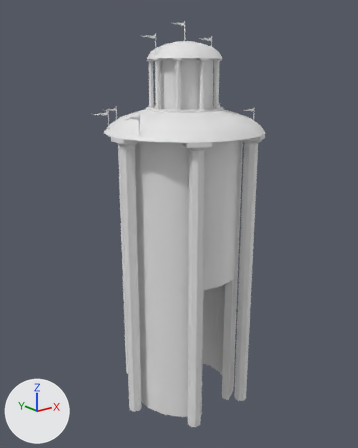
What one commit did to the Blender file Modelli_Finali/Sud-Ovest/EdificioTondoConBandiere.blend.
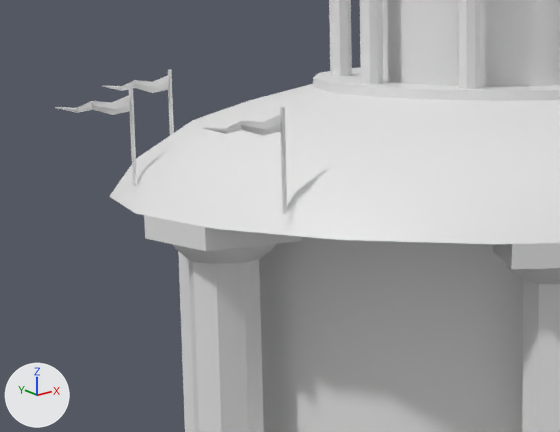
Old and new are each drawn whole from a camera (50 mm lens) standing at (-32.6, -39.8, 36.2) and looking at (-0.7, 0.0, 20.3) and again close up on the part from 23% to 55% of the width and 21% to 40% of the height. Every picture has the same lights, and +X, +Y and +Z are marked at lower left.

Names of what the first close-up shows: 'EnigmaArrivoColonne', 'EnigmaArrivoTondo', 'EnigmaArrivo_Bandiere'.
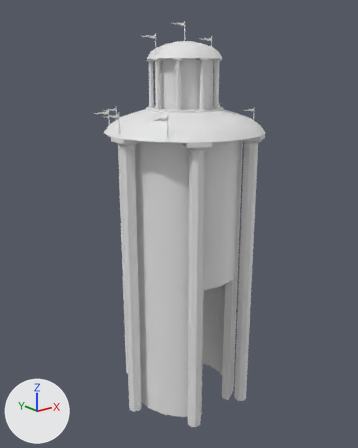
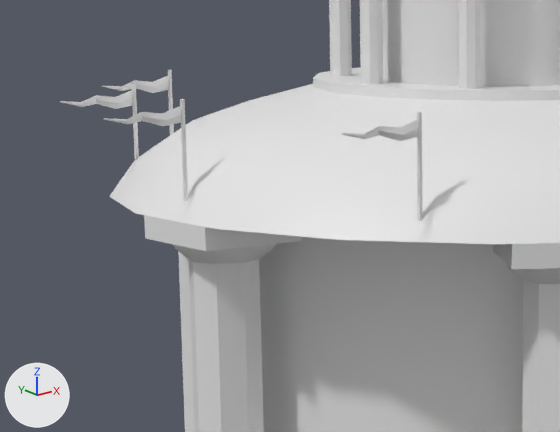
Commit message: edificiotondo con bandiere aggiornate

Where the newer file only moved an object's origin or applied its transform, the numbers keep the older frame.

Boxes (x1, y1, x2, y2) around the edits, measured in the close-ups (560 x 432 px):
'EnigmaArrivo_Bandiere', reshaped
    before: (55, 69, 287, 212)
    after: (60, 70, 422, 219)
part 1 of me_plane_010, added
    after: (60, 84, 139, 159)
part 2 of me_plane_010, added
    after: (104, 99, 188, 200)
part 3 of me_plane_010, added
    after: (341, 112, 422, 219)
part 4 of me_plane_010, deleted
    before: (55, 89, 137, 186)
part 5 of me_plane_010, deleted
    before: (203, 107, 287, 212)

Patch to the scene script:
```diff
--- a/Modelli_Finali/Sud-Ovest/EdificioTondoConBandiere.blend.py
+++ b/Modelli_Finali/Sud-Ovest/EdificioTondoConBandiere.blend.py
@@ me_plane_010 @@
 # used by ob_enigmaarrivo_bandiere; location = (0.0, 0.0, 0.0); rotation_euler = (1.571, 0.0, 0.0), in degrees (90, 0, 0); scale = (5.98, 5.98, 5.98)
-me_plane_010.from_pydata(...)  # 1062 vertices, 1044 faces; spans x -1.52..1.23, y 5.1..6.79, z -1.15..0.47
+me_plane_010.from_pydata(...)  # 960 vertices, 940 faces; spans x -1.59..1.23, y 5.1..6.79, z -1.15..0.86
+# me_plane_010 part 1: a new loose piece of 96 vertices spanning x -1.39..-1.1, y 5.1..5.41, z -0.65..-0.61
+# me_plane_010 part 2: a new loose piece of 96 vertices spanning x -1.59..-1.3, y 5.1..5.41, z -0.01..0.02
+# me_plane_010 part 3: a new loose piece of 96 vertices spanning x -1.29..-1.0, y 5.1..5.41, z 0.83..0.86
+# me_plane_010 part 4: the loose piece of 118 vertices spanning x -1.52..-1.22, y 5.1..5.42, z -0.46..-0.42 is deleted
+# me_plane_010 part 5: the loose piece of 118 vertices spanning x -1.52..-1.22, y 5.1..5.42, z 0.43..0.47 is deleted
```
